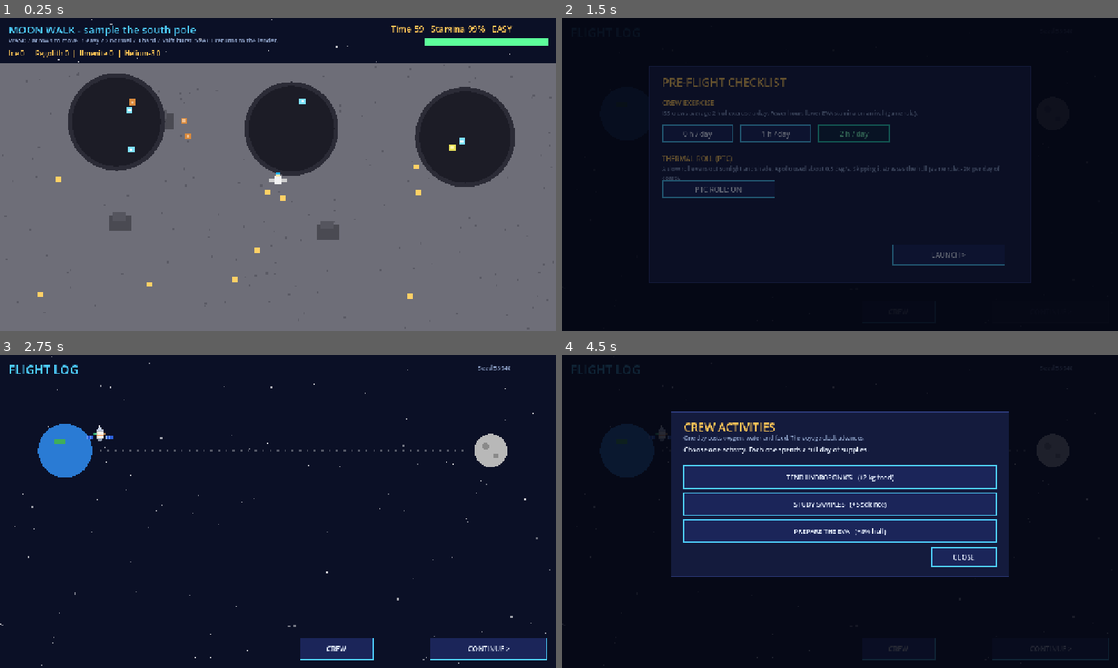
Above: before the commit, frames 1-4 (two rows, left to right).
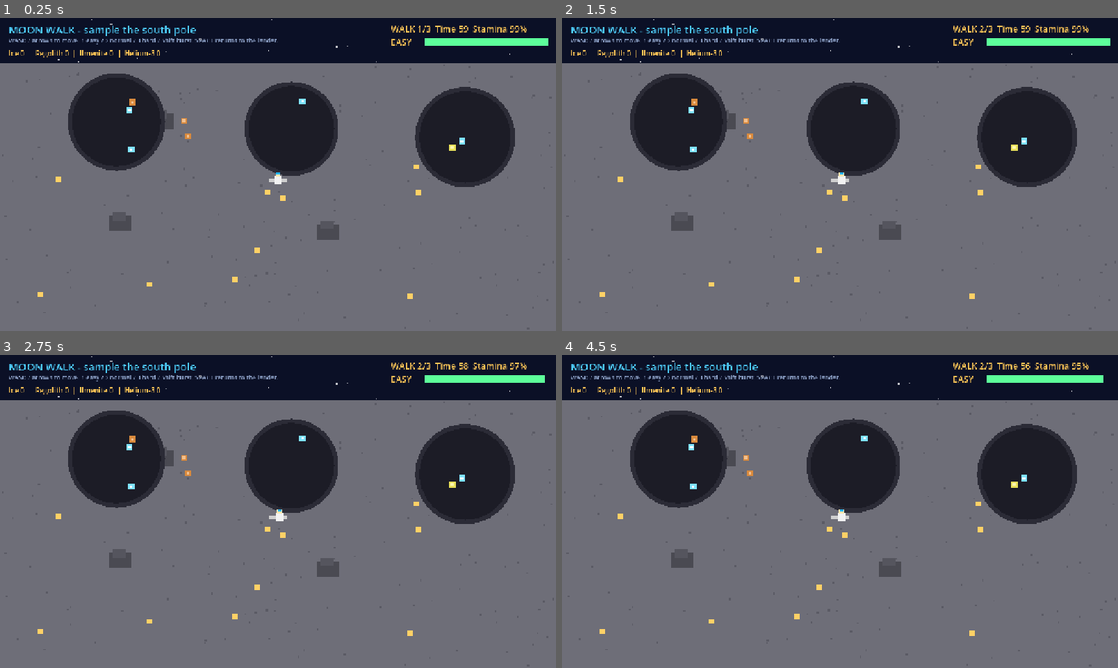
Above: after the commit, the same moments.

Repository: naphatfourt53-crypto/OG-frontier
Game: Godot game, scene res://scenes/explore.tscn
Same seed, same stepped clock (60 frames per second), same inputs: the game is played once before the commit and once after it. This scene is started directly instead of the project's main scene. Sound files missing from this copy of the repository are replaced by a short silence.
Inputs (mouse positions are in pixels of both pictures, inside the frame that each line leads up to):
- Up to frame 1 (0.25 s): no input
- Up to frame 2 (1.5 s): tap Enter (ui_accept) at 0.5, 0.77 s; move the mouse to (962, 158) at 0.52 s; hold D 0.53-1.25 s; hold Space 0.53-1.25 s; click (962, 158) at 0.67 s; click "BACK TO SHIP >" (after the commit: "NEXT WALK 2/3 >") at 1.25 s
- Up to frame 3 (2.75 s): click (389, 592) at 2 s, where only the run before the commit has a clickable "LAUNCH >"
- Up to frame 4 (4.5 s): click (1051, 649) at 2.75 s, where only the run before the commit has a clickable "CONTINUE >"; click (1051, 649) at 3.5 s, where only the run before the commit has a clickable "CONTINUE >"; click (901, 649) at 4.25 s, where only the run before the commit has a clickable "CREW"

The runs differ from the first frame. In frame 1, 0.4% of the frame differs, in the area x 70-95%, y 2-9%; in frame 2, 77%; in frame 3, 78%; in frame 4, 79%, in the area x 0-100%, y 0-100%.
Error before the commit: Invalid access to property or key 'data_raw' on a base object of type 'Dictionary'. (res://scripts/game_state.gd:611)

Commit message:
feat(eva): T18 three moonwalks with rest, stamina refill, walk log
- explore.gd runs eva_count_default (3) walks per mission; each walk
  gets a fresh Stamina (refill includes the burst budget)
- between walks a rest panel shows the walk's points and the running
  total; the final panel lists points by walk and totals
- Stamina.create takes an optional capacity_mult so the T17 exercise
  hours (0/1/2) affect EVA capacity on arrival
- finish_explore now stores sample_kg (added to dry mass before the
  return burn), walks_log and deploys on the run
- HUD shows WALK n/3

Diff:
--- a/scripts/explore.gd
+++ b/scripts/explore.gd
@@ -15,9 +15,21 @@
 var suit: Stamina
 var pace_wanted: String = "normal"
 var ui: Control
+var overlay: Control
 var hud_label: Label
 var count_label: Label
 var info: Label
+# T18 multi-walk state
+var walks_total: int = 3
+var walk_idx: int = 0
+var in_rest: bool = false
+var in_final: bool = false
+var walk_points: Array = []
+var _walk_start_pts: float = 0.0
+var total_elapsed: float = 0.0
+var total_btu: float = 0.0
+var _life_name: String = "Open-loop"
+var _time_mult: float = 1.0
 
 const GROUND_TOP := 104.0
 const SPEED := 240.0
@@ -31,11 +43,9 @@
 		scout = bool(GameState.run.get("scout", false))
 	else:
 		scout = bool(GameState.prep.get("scout", false))
-	var time_mult := float(GameState.C.get("prep", {}).get("scout_time_mult", 1.25)) if scout else 1.0
-	t_left = GameState.eva_seconds * time_mult
-	t_total = t_left
-	var life_name := String(GameState.opt("life").get("name", "Open-loop"))
-	suit = Stamina.create(life_name, GameState.has_module("exercise"))
+	_time_mult = float(GameState.C.get("prep", {}).get("scout_time_mult", 1.25)) if scout else 1.0
+	_life_name = String(GameState.opt("life").get("name", "Open-loop"))
+	walks_total = maxi(1, int(GameState.activities()["game"]["surface"].get("eva_count_default", 3)))
 	res = GameState.data["moon_resources"]
 	for k in res:
 		counts[k] = 0
@@ -52,6 +62,10 @@
 	ui.size = Vector2(1280, 720)
 	ui.mouse_filter = Control.MOUSE_FILTER_IGNORE
 	add_child(ui)
+	overlay = Control.new()
+	overlay.size = Vector2(1280, 720)
+	overlay.mouse_filter = Control.MOUSE_FILTER_IGNORE
+	add_child(overlay)
 	Pix.lbl(ui, "MOON WALK - sample the south pole", Vector2(20, 10), Vector2(700, 32), 24, Pix.EDGE)
 	Pix.lbl(ui, "WASD / arrows to move. 1 easy / 2 normal / 3 hard / Shift burst. SPACE returns to the lander.",
 		Vector2(20, 42), Vector2(900, 22), 14, Pix.DIM)
@@ -60,6 +74,81 @@
 	hud_label.mouse_filter = Control.MOUSE_FILTER_STOP  # so the tooltip can show
 	hud_label.tooltip_text = "Game model. Burn rates come from Apollo and ISS suit data; capacity tiers above Open-loop are game values."
 	info = Pix.lbl(ui, "", Vector2(760, 66), Vector2(500, 30), 14, Pix.DIM)
+	begin_walk()
+
+# ---------- T18 walk lifecycle ----------
+
+func begin_walk() -> void:
+	walk_idx += 1
+	in_rest = false
+	in_final = false
+	done = false
+	Pix.clear(overlay)
+	t_left = GameState.eva_seconds * _time_mult
+	t_total = t_left
+	_walk_start_pts = points
+	suit = Stamina.create(_life_name, GameState.has_module("exercise"), GameState.stamina_capacity_mult())
+
+func end_walk(reason: String) -> void:
+	if done:
+		return
+	done = true
+	var elapsed := clampf(t_total - maxf(0.0, t_left), 0.0, t_total)
+	total_elapsed += elapsed
+	total_btu += suit.capacity_btu - suit.energy_btu
+	walk_points.append(points - _walk_start_pts)
+	if walk_idx < walks_total:
+		_show_rest_panel(reason)
+	else:
+		_show_final_panel(reason)
+
+func _show_rest_panel(reason: String) -> void:
+	in_rest = true
+	Pix.clear(overlay)
+	var dim := ColorRect.new()
+	dim.color = Color(0.02, 0.03, 0.08, 0.86)
+	dim.position = Vector2.ZERO
+	dim.size = Vector2(1280, 720)
+	dim.mouse_filter = Control.MOUSE_FILTER_STOP
+	overlay.add_child(dim)
+	Pix.panel(overlay, Vector2(340, 160), Vector2(600, 380))
+	Pix.lbl(overlay, "WALK %d/%d COMPLETE" % [walk_idx, walks_total], Vector2(370, 176), Vector2(540, 36), 26, Pix.WARN)
+	Pix.lbl(overlay, reason, Vector2(370, 216), Vector2(540, 26), 15, Pix.DIM)
+	Pix.lbl(overlay, "This walk: %d science points. Running total: %d pts." % [int(walk_points.back()), int(points)],
+		Vector2(370, 248), Vector2(540, 30), 16, Pix.TEXT)
+	Pix.lbl(overlay, "Suit recharged during the rest. Collected samples stay on the surface.",
+		Vector2(370, 284), Vector2(540, 24), 14, Pix.DIM)
+	Pix.btn(overlay, "NEXT WALK %d/%d >" % [walk_idx + 1, walks_total], Vector2(370, 380), Vector2(280, 50), func():
+		begin_walk())
+
+func _show_final_panel(reason: String) -> void:
+	in_final = true
+	Pix.clear(overlay)
+	var dim := ColorRect.new()
+	dim.color = Color(0.02, 0.03, 0.08, 0.86)
+	dim.position = Vector2.ZERO
+	dim.size = Vector2(1280, 720)
+	dim.mouse_filter = Control.MOUSE_FILTER_STOP
+	overlay.add_child(dim)
+	Pix.panel(overlay, Vector2(340, 120), Vector2(600, 460))
+	Pix.lbl(overlay, "EVA OVER", Vector2(370, 136), Vector2(540, 36), 28, Pix.WARN)
+	Pix.lbl(overlay, reason, Vector2(370, 176), Vector2(540, 26), 15, Pix.DIM)
+	var food_kcal := Stamina.eva_food_kcal(total_elapsed)
+	Pix.lbl(overlay, "%d science points in %d s over %d walks. Suit energy used %d Btu (~%d kcal of extra food)." % [
+		int(points), int(total_elapsed), walks_total, int(total_btu), int(food_kcal)],
+		Vector2(370, 206), Vector2(540, 46), 16, Pix.TEXT)
+	var walks_txt := "Points by walk: "
+	for i in walk_points.size():
+		walks_txt += ("%d" % int(walk_points[i])) + ("  |  " if i < walk_points.size() - 1 else "")
+	Pix.lbl(overlay, walks_txt, Vector2(370, 258), Vector2(540, 22), 14, Pix.DIM)
+	var y := 288.0
+	for k in ["ice", "regolith", "ilmenite", "helium3"]:
+		Pix.lbl(overlay, "%s  x%d  = %d pts" % [String(res[k]["name"]), int(counts.get(k, 0)), int(counts.get(k, 0)) * int(res[k]["pts"])],
+			Vector2(370, y), Vector2(300, 22), 15, Pix.DIM)
+		y += 22.0
+	Pix.btn(overlay, "BACK TO SHIP >", Vector2(370, 448), Vector2(260, 50), func():
+		GameState.finish_explore(points, counts, total_btu, food_kcal, total_elapsed, 0.0, walk_points.duplicate(), 0)
+		go("flight"))
 
 func _spawn(rng: RandomNumberGenerator) -> void:
 	# Ice: inside craters.
@@ -134,17 +223,17 @@
 			Sfx.play("pickup")
 			info.text = "%s  +%d pts" % [String(res[it["type"]]["name"]), int(it["pts"])]
 	var reserve: bool = suit.in_reserve()
-	hud_label.text = "Time %02d   Stamina %d%%   %s%s" % [
-		int(maxf(0.0, t_left)), int(suit.fraction() * 100.0), String(applied).to_upper(),
+	hud_label.text = "WALK %d/%d  Time %02d  Stamina %d%%  %s%s" % [
+		walk_idx, walks_total, int(maxf(0.0, t_left)), int(suit.fraction() * 100.0), String(applied).to_upper(),
 		"  RESERVE" if reserve else ""]
 	hud_label.add_theme_color_override("font_color", Pix.BAD if reserve else Pix.WARN)
 	count_label.text = _counts_text()
 	if suit.is_empty():
-		finish("The suit ran out of energy. The crew had to stop.")
+		end_walk("The suit ran out of energy. The crew had to stop.")
 	elif t_left <= 0.0:
-		finish("The EVA clock ran out.")
+		end_walk("The EVA clock ran out.")
 	elif Input.is_key_pressed(KEY_SPACE):
-		finish("The crew returned to the lander early.")
+		end_walk("The crew returned to the lander early.")
 	queue_redraw()
 
 func _counts_text() -> String:
@@ -152,29 +241,6 @@
 	for k in ["ice", "regolith", "ilmenite", "helium3"]:
 		parts.append("%s %d" % [String(res[k]["name"]), int(counts.get(k, 0))])
 	return "  |  ".join(PackedStringArray(parts))
-
-func finish(reason: String = "The EVA clock ran out.") -> void:
-	if done:
-		return
-	done = true
-	var elapsed := clampf(t_total - maxf(0.0, t_left), 0.0, t_total)
-	var used_btu := suit.capacity_btu - suit.energy_btu
-	var food_kcal := Stamina.eva_food_kcal(elapsed)
-	Pix.panel(ui, Vector2(340, 180), Vector2(600, 360))
-	Pix.lbl(ui, "EVA OVER", Vector2(370, 196), Vector2(540, 36), 28, Pix.WARN)
-	Pix.lbl(ui, reason, Vector2(370, 236), Vector2(540, 26), 15, Pix.DIM)
-	Pix.lbl(ui, "%d science points in %d s. Suit energy used %d Btu (~%d kcal of extra food)." % [
-		int(points), int(elapsed), int(used_btu), int(food_kcal)],
-		Vector2(370, 266), Vector2(540, 46), 16, Pix.TEXT)
-	var y := 318.0
-	for k in ["ice", "regolith", "ilmenite", "helium3"]:
-		Pix.lbl(ui, "%s  x%d  = %d pts" % [String(res[k]["name"]), int(counts.get(k, 0)), int(counts.get(k, 0)) * int(res[k]["pts"])],
-			Vector2(370, y), Vector2(300, 22), 15, Pix.DIM)
-		y += 22.0
-	Pix.btn(ui, "BACK TO SHIP >", Vector2(370, 438), Vector2(260, 50), func():
-		GameState.finish_explore(points, counts, used_btu, food_kcal, t_total)
-		go("flight"))
-	queue_redraw()
 
 func draw_extra() -> void:
 	draw_rect(Rect2(0, GROUND_TOP, 1280, 720 - GROUND_TOP), Color("6e6e78"))
--- a/scripts/game_state.gd
+++ b/scripts/game_state.gd
@@ -602,13 +602,17 @@
 				return {"kind": "end"}
 	return {"kind": "end"}
 
-func finish_explore(points: float, counts: Dictionary = {}, stamina_btu: float = 0.0, eva_food_kcal: float = 0.0, eva_time: float = 0.0) -> void:
+func finish_explore(points: float, counts: Dictionary = {}, stamina_btu: float = 0.0, eva_food_kcal: float = 0.0, eva_time: float = 0.0, sample_kg: float = 0.0, walks_log: Array = [], deploys: int = 0) -> void:
 	run["explore_pts"] = points
 	run["explore_counts"] = counts.duplicate()
 	run["stamina_btu"] = stamina_btu
 	run["eva_food_kcal"] = eva_food_kcal
 	run["eva_time"] = eva_time
 	run["data_raw"] += points
+	run["dry"] += sample_kg
+	run["sample_kg"] = sample_kg
+	run["walks_log"] = walks_log.duplicate()
+	run["deploys"] = deploys
 	for k in counts:
 		if ore.has(k):
 			ore[k] += int(counts[k])
--- a/scripts/stamina.gd
+++ b/scripts/stamina.gd
@@ -27,9 +27,9 @@
 		cap *= 1.0 - float(c["no_exercise_capacity_penalty_pct"])
 	return cap
 
-static func create(life_option_name: String, has_exercise: bool) -> Stamina:
+static func create(life_option_name: String, has_exercise: bool, capacity_mult: float = 1.0) -> Stamina:
 	var s := Stamina.new()
-	s.capacity_btu = capacity_for(life_option_name, has_exercise)
+	s.capacity_btu = capacity_for(life_option_name, has_exercise) * clampf(capacity_mult, 0.1, 2.0)
 	s.energy_btu = s.capacity_btu
 	s.burst_left_s = float(cfg()["burst_max_s"])
 	return s
--- a/tests/smoke_test.gd
+++ b/tests/smoke_test.gd
@@ -38,6 +38,7 @@
 	_test_weak_run()
 	_test_new_systems()
 	_test_t17()
+	_test_t18()
 	_test_golden()
 
 	if fails.is_empty():
@@ -285,7 +286,40 @@
 		gs.run["morale"] = 2
 		var allowed: String = gs.apply_choice(ice["choices"].size() - 1)
 		_check(not String(allowed).to_lower().contains("morale"), "morale choice allowed at 2")
-		_check(absf(float(gs.run["data_raw"]) - (raw_before + 6.0)) <= 0.001, "morale choice grants its data bonus")
+	gs.reset_all()
+
+# ---------- T18 multi-walk EVA ----------
+func _test_t18() -> void:
+	gs.reset_all()
+	gs.load_sample_design()
+	gs.start_run("moon")
+	var packed: PackedScene = load("res://scenes/explore.tscn")
+	_check(packed != null, "explore scene loads for the walk test")
+	if packed != null:
+		var node: Node = packed.instantiate()
+		root.add_child(node)
+		_check(node.is_inside_tree(), "explore scene becomes ready")
+		var wi = node.get("walk_idx")
+		_check(wi != null and int(wi) == 1, "first walk starts at index 1 (got %s)" % str(wi))
+		_check(node.get("suit") != null, "a fresh suit exists for walk 1")
+		node.call("end_walk", "test reason")
+		_check(bool(node.get("in_rest")), "walk 1 ends into the rest panel")
+		node.call("begin_walk")
+		var wi2 = node.get("walk_idx")
+		_check(wi2 != null and int(wi2) == 2, "second walk starts at index 2 (got %s)" % str(wi2))
+		node.call("end_walk", "test reason")
+		node.call("begin_walk")
+		var wi3 = node.get("walk_idx")
+		_check(wi3 != null and int(wi3) == 3, "third walk starts at index 3 (got %s)" % str(wi3))
+		node.call("end_walk", "test reason")
+		_check(bool(node.get("in_final")), "walk 3 ends into the final panel")
+		node.queue_free()
+	# Sample mass enters dry mass before the return burn.
+	gs.run["dry"] = 100.0
+	gs.finish_explore(50.0, {"regolith": 2}, 100.0, 10.0, 60.0, 10.0, [1, 2, 3], 1)
+	_check(absf(float(gs.run["dry"]) - 110.0) <= 0.001, "sample mass raises dry mass (got %.1f)" % float(gs.run["dry"]))
+	_check(gs.run["walks_log"].size() == 3, "walk log has 3 entries (got %d)" % gs.run["walks_log"].size())
+	_check(int(gs.run["deploys"]) == 1, "deploys stored on the run")
 	gs.reset_all()
 
 # ---------- parity with tools/balance_check.py ----------
